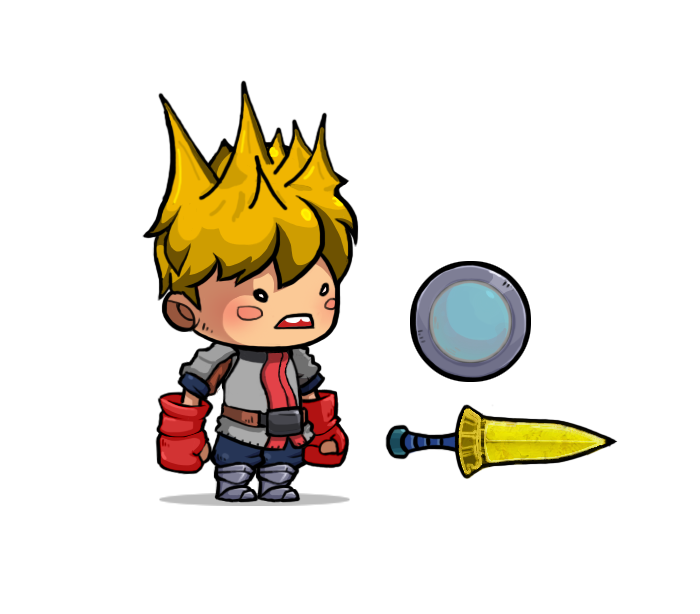
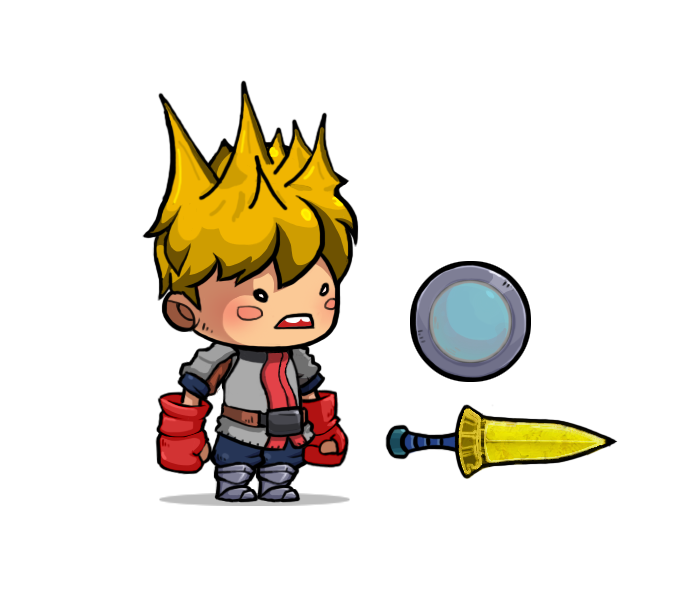
Layer changes from the first 700 x 614 image to the second:
removed layer "boxing gloves l" over (x1=301, y1=388, x2=350, y2=469)
removed layer "boxing gloves r" over (x1=301, y1=388, x2=350, y2=469)
removed group "arm_L" (1st of 2) (2 layers) over (x1=301, y1=388, x2=350, y2=469)
removed layer "skin" (1st of 2, in "arm_L") from group "arm_L" over (x1=301, y1=388, x2=338, y2=454)
moved "arm_L" out of group "arm_L", painted on it over (x1=301, y1=388, x2=350, y2=469)
